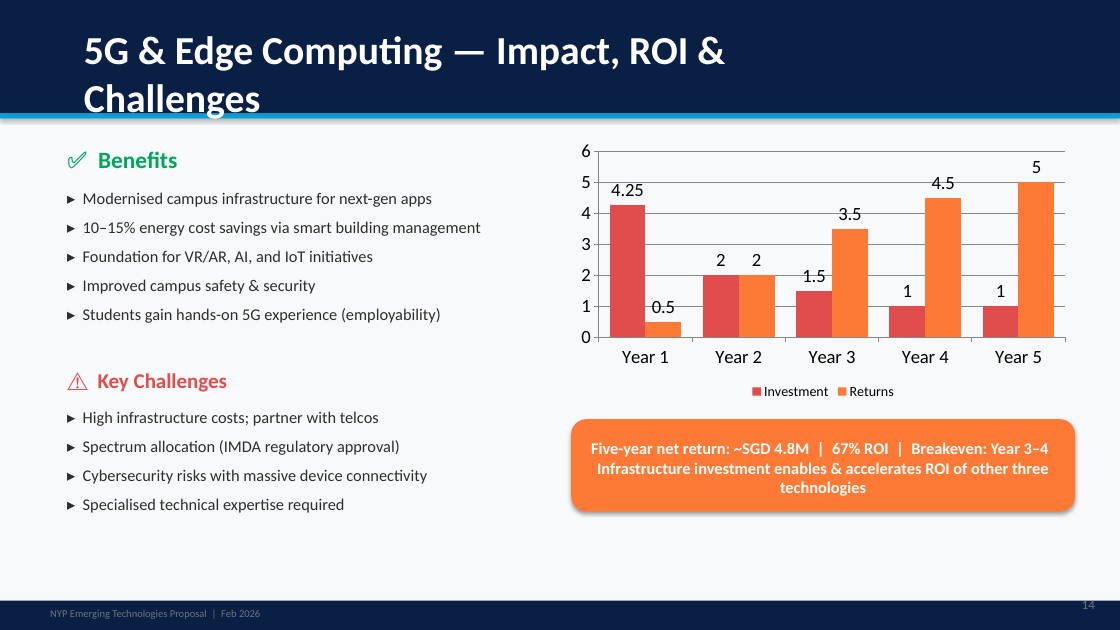
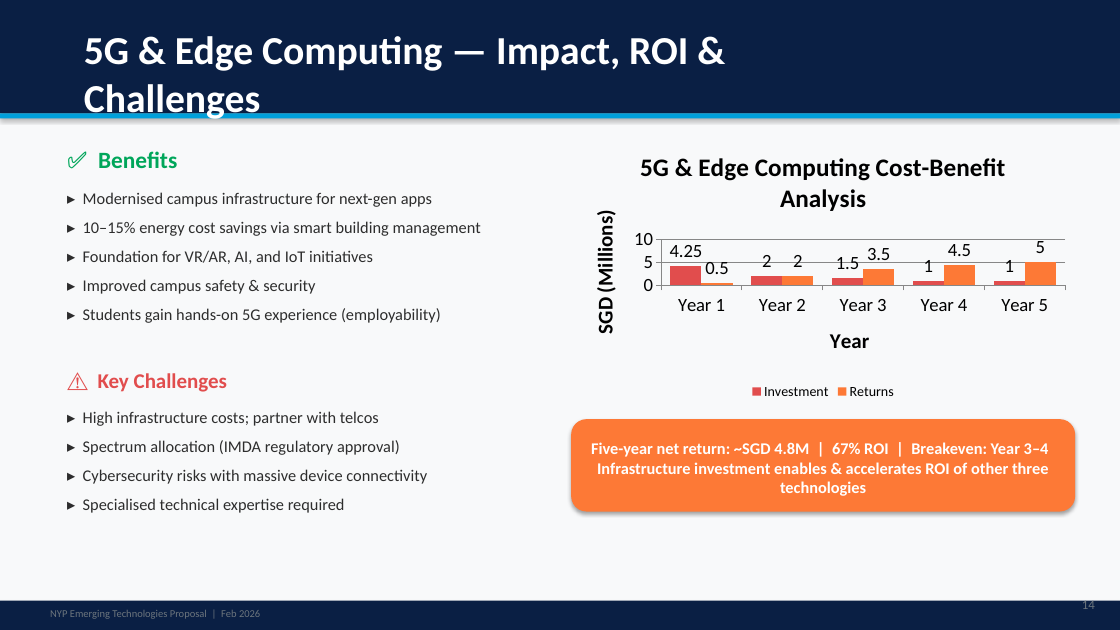
Before and after one commit to alanpaul1382-sketch/cc, a slide deck: slide 14 of Slides.pptx. Drawn at 1120x630 pixels with LibreOffice and Linux fonts; fonts in the diff are those of the drawing. Boxes give left, top, right and bottom in pixels: in the first picture for what was removed or moved away, otherwise in the second. Text is boxed around its words. In the diff, an @@ line names an element or a change of style, - is before the commit and + after.

```diff
--- a/Slides.pptx
+++ b/Slides.pptx
@@ column chart at (571,134,1075,403) @@
@@ title "5G & Edge Computing Cost-Benefit Analysis" added @@
@@ category axis title "" to "Year" @@
@@ value axis title "" to "SGD (Millions)" @@
```
Also in this commit, not shown: 4 other slides changed, 1 other file.
